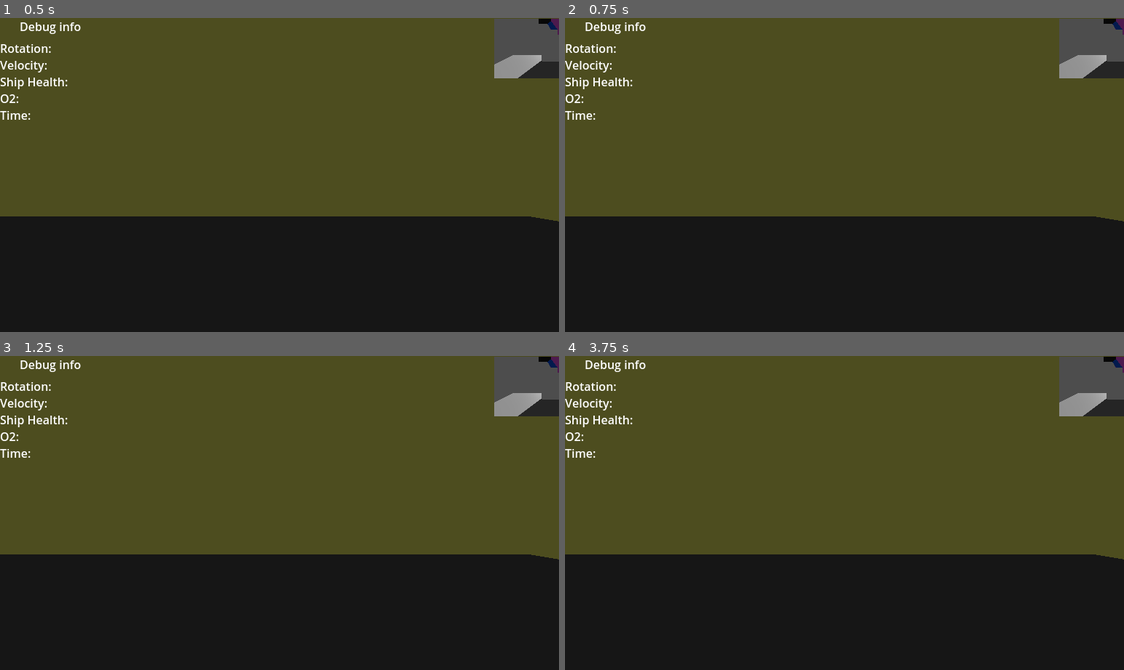
Above: before the commit, frames 1-4 (two rows, left to right).
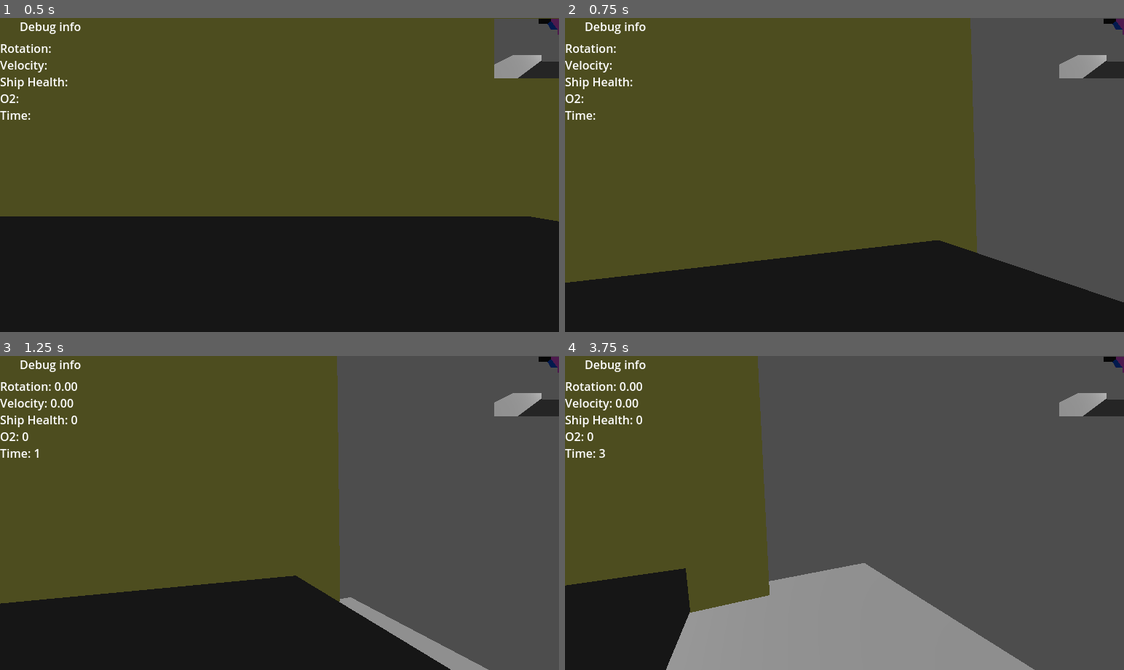
Above: after the commit, the same moments.

Repository: zachary-huber/globalGameJam2025_BUBBLE
Game: Godot game, scene res://src/scenes/main_3d.tscn
Two runs of this game, one before a commit and one after it. Both use one fixed random seed, a clock stepped at 60 frames per second and the inputs below.
Inputs (mouse positions are in pixels of both pictures, inside the frame that each line leads up to):
- Up to frame 1 (0.5 s): no input
- Up to frame 2 (0.75 s): tap Enter (ui_accept) at 0.5 s; move the mouse to (967, 159) at 0.52 s; hold D (right) from 0.53 s (still down); hold Q (alt_interact) from 0.53 s (still down)
- Up to frame 3 (1.25 s): keep holding D (right); keep holding Q (alt_interact); tap Enter (ui_accept) at 0.77 s
- Up to frame 4 (3.75 s): move the mouse to (732, 528) at 1.27 s; release D (right) at 1.28 s; release Q (alt_interact) at 1.28 s; hold S (backward) 1.28-2.03 s; tap E (interact) at 1.35, 2.85 s; tap Enter (ui_accept) at 1.52, 3.02 s; move the mouse to (900, 443) at 2.02 s; hold D (right) 2.03-2.78 s; hold Q (alt_interact) 2.03-2.78 s; move the mouse to (816, 575) at 2.77 s; hold W (forward) 2.78-3.53 s; move the mouse to (1012, 560) at 3.52 s; hold A (left) from 3.53 s (still down); hold Q (alt_interact) from 3.53 s (still down)

Frame 1 is identical in both runs. In frame 2, 30% of the frame differs, in the area x 0-100%, y 0-91%; in frame 3, 42%; in frame 4, 69%, in the area x 0-100%, y 0-100%.
Error before the commit: Parse Error: Builtin type cannot be used as a name on its own. (res://src/scripts/game_manager.gd:53)

Commit message:
moved waddlebit scene

Diff:
--- a/src/scripts/game_manager.gd
+++ b/src/scripts/game_manager.gd
@@ -50,5 +50,5 @@
 	updateSubCam()
 
 func updateSubCam():
-	subCam.velocity = subCam.basis * Vector3 * currentVelocity
+	subCam.velocity = subCam.basis * Vector3.FORWARD * currentVelocity
 	subCam.rotation.y = currrentRotation
Renamed: scenes/waddle_bit.tscn -> src/scenes/waddle_bit.tscn
